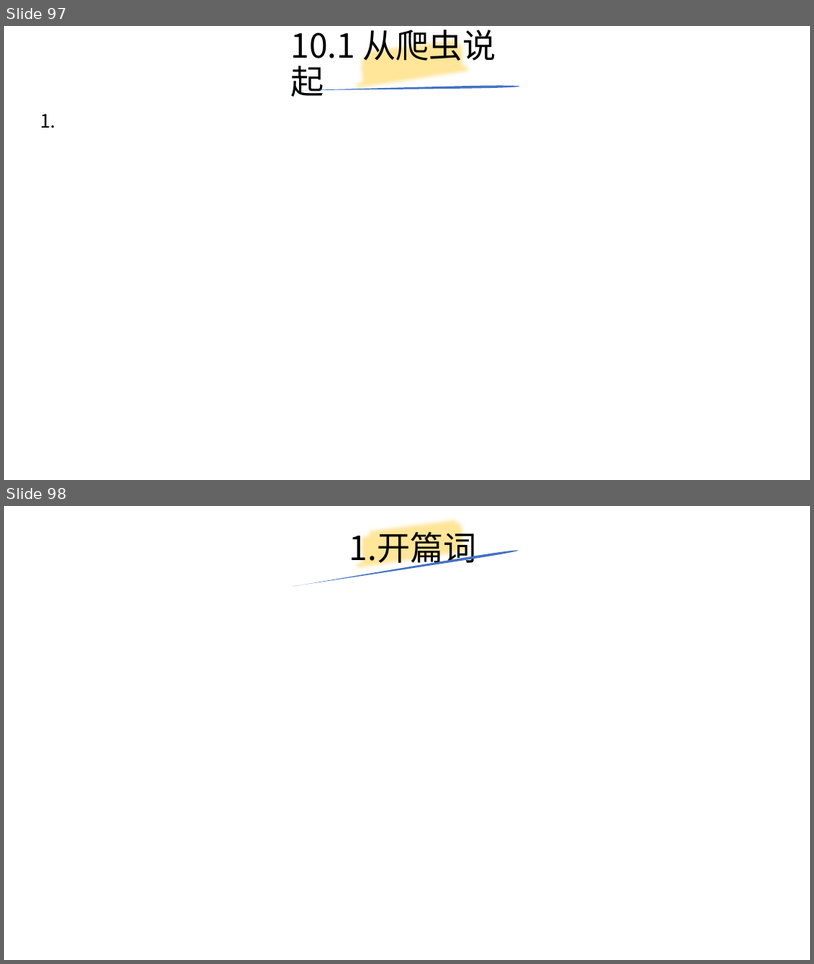
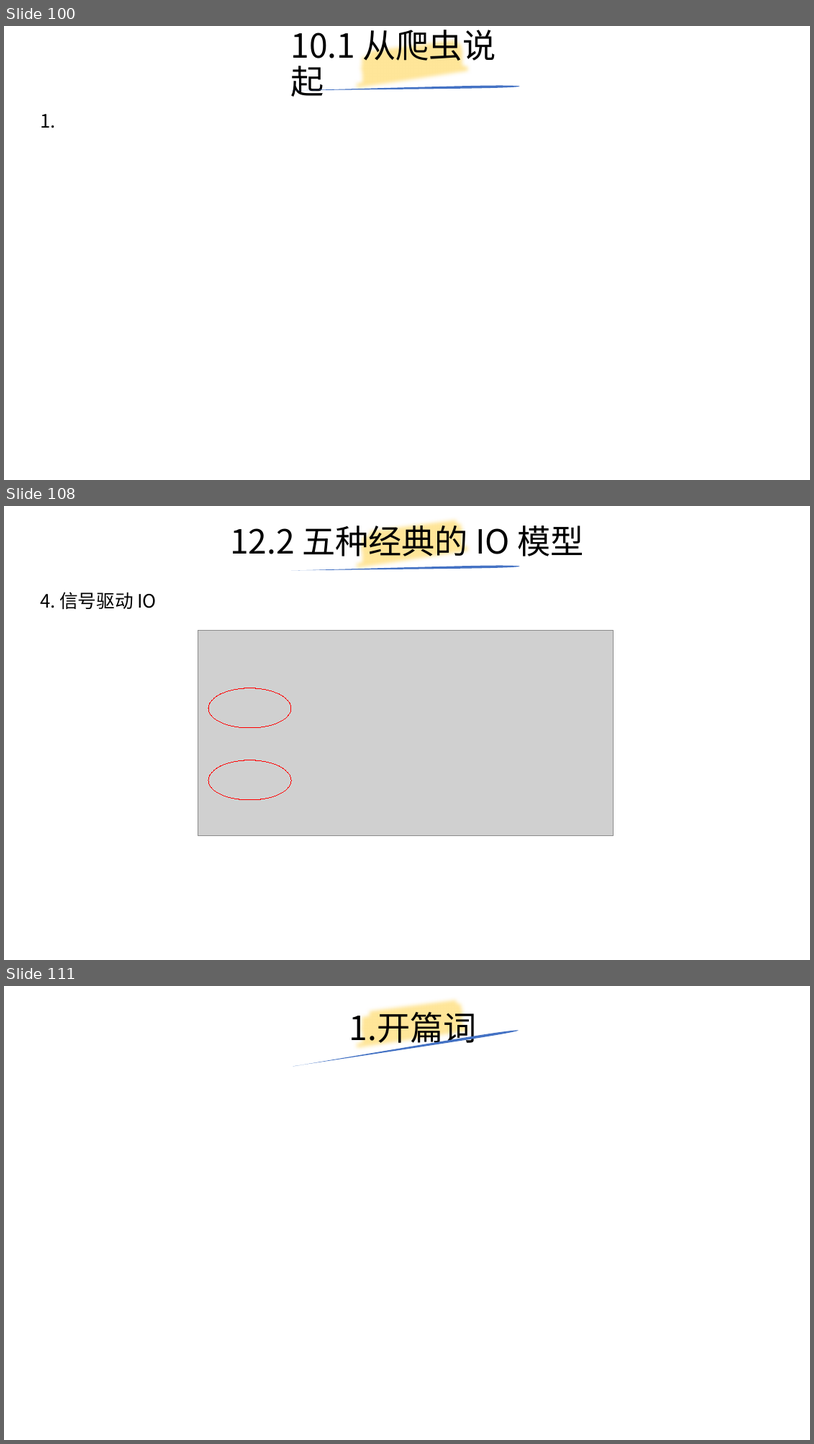
Before and after one commit to yiwenliu/CorePython, a slide deck: PPT/CorePython.pptx. Shown one above the other, each under a label of ours: slides 97 and 98 before the commit, slides 100, 108 and 111 after it; the slides between them are not shown. The pictures are 814x964 and 814x1444 pixels, drawn with LibreOffice and Linux fonts; fonts in the diff are those of the drawing; grey boxes stand for pictures. Boxes give left, top, right and bottom in pixels: in the first picture for what was removed or moved away, otherwise in the second. Text is boxed around its words. In the diff, an @@ line names an element or a change of style, - is before the commit and + after.

```diff
--- a/PPT/CorePython.pptx
+++ b/PPT/CorePython.pptx
@@ slide 108 added at [4,506,810,960], background #FFFFFF @@
@@ title added at [230,520,584,562], 39.6 pt, text #000000 @@
+12.2 五种经典的 IO 模型
@@ freeform shape added at [352,506,476,586], outline #FFE699 16 pt @@
@@ freeform shape added at [291,565,520,570], fill #4472C4 @@
@@ text added at [40,592,157,609], 22 pt, text #000000 @@
+4. 信号驱动 IO
@@ picture added at [198,631,614,836] @@
@@ ellipse added at [208,688,291,728], outline #FF0000 0.75 pt @@
@@ ellipse added at [208,760,291,800], outline #FF0000 0.75 pt @@
@@ what was slide 97 is now slide 100 @@
@@ what was slide 98 is now slide 111 @@
```
Also in this commit, not shown: 4 slides changed, 12 other slides added.
